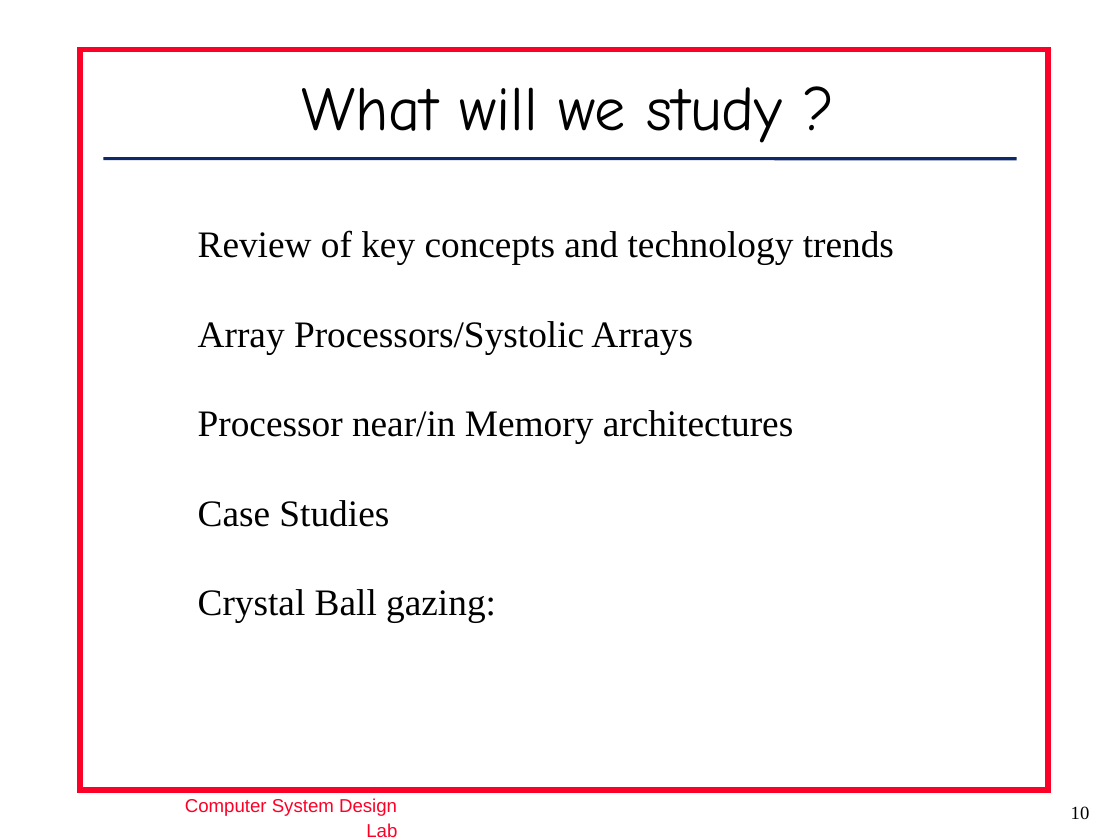
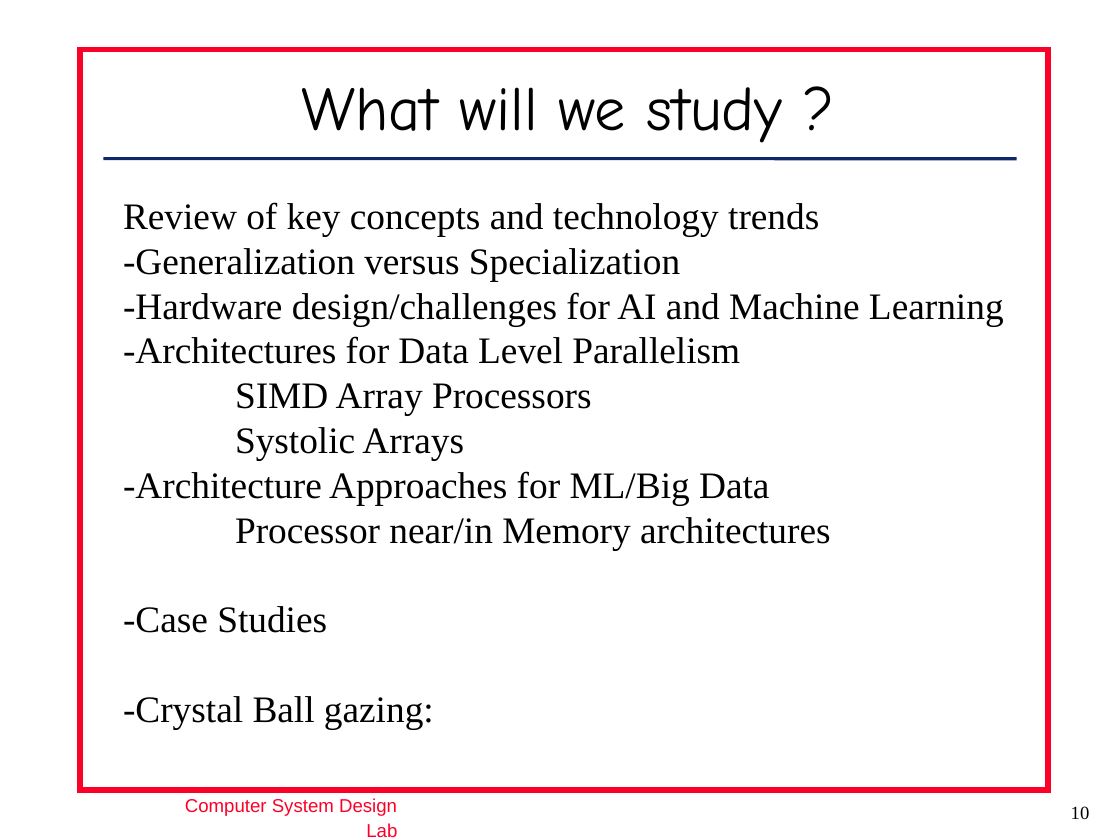
Before and after one commit to hthreads/hthreads.github.io, a slide deck: slide 10 of _modules/domain-specific-accelerators/Intro.pptx. Drawn at 1120x840 pixels with LibreOffice and Linux fonts; fonts in the diff are those of the drawing; background and template pictures are left out. Boxes give left, top, right and bottom in pixels: in the first picture for what was removed or moved away, otherwise in the second. Text is boxed around its words. In the diff, an @@ line names an element or a change of style, - is before the commit and + after.

```diff
--- a/_modules/domain-specific-accelerators/Intro.pptx
+++ b/_modules/domain-specific-accelerators/Intro.pptx
@@ text "Review of key concepts and ...": place and size @@
-text "Review of key concepts and ..." at (198, 230, 894, 623)
+text "Review of key concepts and ..." at (123, 202, 1004, 729)
@@ text at (123, 248, 1004, 505): text changed @@
-Array Processors/Systolic Arrays
+-Generalization versus Specialization
+-Hardware design/challenges for AI and Machine Learning
+-Architectures for Data Level Parallelism
+SIMD Array Processors
+Systolic Arrays
+-Architecture Approaches for ML/Big Data
@@ text at (123, 606, 434, 729): text changed @@
-Case Studies
-Crystal Ball gazing:
+-Case Studies
+-Crystal Ball gazing:
```
Also in this commit, not shown: 5 other slides changed, 1 slide added, 1 other file.
